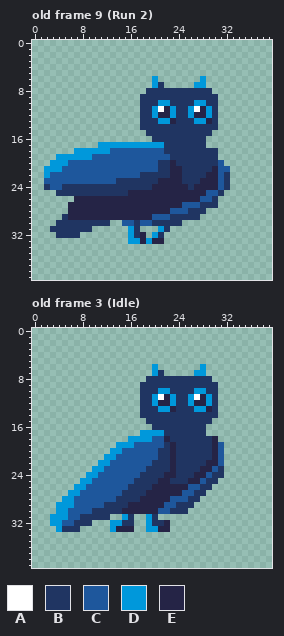
Pixel-art file -- assets/pip.aseprite. The first picture shows the starting point.
40x40 pixels, 9 frames. Shown: old frame 9 (Run 2), old frame 3 (Idle). The commit also changed other frames, which this record leaves out.
Visible layers, top first: "Label", "Wings", "Eyes", "Body".
Palette (. is transparent): A #ffffff  B #203562  C #1e579c  D #0098db  E #252446
Pixels before, old frame 9 (Run 2), first column x 2:
 6 ..................D.......D....
 7 ..................DB.....DD....
 8 .................BBBBBBBBBBB...
 9 ................BBBBBBBBBBBBB..
10 ................BBBDDBBBBDDBB..
11 ................BBDAEDBBDAEDB..
12 ................BBDEEDBBDEEDB..
13 ................BBBDDEBBBDDEB..
14 ................BBBBBBBBBBBBB..
15 .................BBBBBBBBBBB...
16 ..................BBBBBBBBB....
17 .........DDDDDDDDDDDBBBBBBB....
18 .....DDDDDDCCCCCCCCCBBBBBBBBB..
19 ..DDDDDDCCCCCCCCCCCCCBBBBBBBB..
20 .DDDCCCCCCCCCCCCCCCBBEBBBBBBBC.
21 DDDCCCCCCCCCCCCCCCCBBEEBBBBBECC
22 DCCCCCCCCCCCCCCCBBBBBEEBBBBEECB
23 CCCCCCCCCCCCBBBBBBBEEEEBBBEEECB
24 BCCBBBBBBBBBBBBBBBEEEEEEBEEEECB
25 ..BBBBBBBBBBBBEEEEEEEEEEEEECCB.
26 .....EEEEEEEEEEEEEEEEEEEEECCB..
27 ....EEEEEEEEEEEEEEEEEEECCCBBB..
28 ....EEEEEEEEEEEEEEEEECCCBBB....
29 ...BEEEEEEEEEEEEEECCCBBBBB.....
30 ..BBBBBBBBB..CCBCCBBBBB........
31 .BBBBBBB......DB...DB..........
32 ..BBBB........DBE.DB...........
33 ..............DDEDEE...........
Pixels before, old frame 3 (Idle), first column x 3:
 6 .................D.......D...
 7 .................DB.....DD...
 8 ................BBBBBBBBBBB..
 9 ...............BBBBBBBBBBBBB.
10 ...............BBBDDBBBBDDBB.
11 ...............BBDAEDBBDAEDB.
12 ...............BBDEEDBBDEEDB.
13 ...............BBBDDEBBBDDEB.
14 ...............BBBBBBBBBBBBB.
15 ................BBBBBBBBBBB..
16 .................BBBBBBBBB...
17 ...............DDDDBBBBBBB...
18 .............DDDDCCEBBBBBBBE.
19 ...........DDDCCCCCBEBBBBBBEC
20 ..........DDCCCCCCBBEBBBBBBEC
21 .........DDCCCCCCCBBEBBBBBBEC
22 ........DDCCCCCCCBBBEBBBBBEEC
23 .......DDCCCCCCCBBBBEBBBBEECB
24 ......DDCCCCCCCBBBBEEBBBEECBB
25 .....DDCCCCCCCBBBBEEBBBEECBB.
26 ....DDCCCCCCCBBBBEEEEEECCBB..
27 ...DDCCCCCCCBBBBEEEEEECCBB...
28 ..DDCCCCCCCBBBBEEEEECCCBB....
29 .DDDCCCCCBBBBEEEEEECCBBB.....
30 .DDCCCCBBBBBEEEEEECCBBB......
31 DDDCCBBBBB..DB..DB...........
32 DDCCBBB...DDBB..DBBE.........
33 .DBBB.....DEEE..DDEE.........
And afterwards:
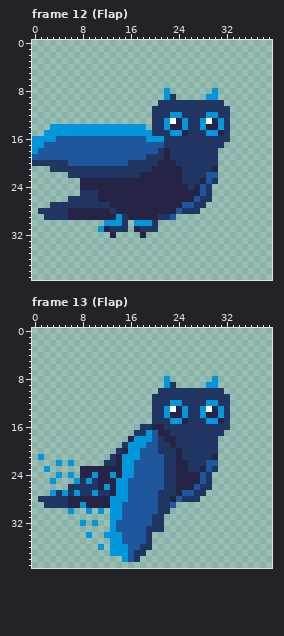
A new or re-ordered frame is compared with the old frame closest to it.
From old to new:
frames 9 -> 13
Changed rows in their new state; - is an unchanged pixel.
Frame 12 (Flap) is new; against old frame 9 (Run 2), layers "Wings", "Eyes", "Body":
first column x 0:
 6 --------------------.-------.----
 7 --------------------..-----..----
 8 -------------------...D.......D--
 9 ------------------....D-.....DD--
10 ------------------...BB----BB--B-
11 ------------------..BBBB--BBBB-BB
12 ------------------..BBB-D-BBB-DBB
13 ------------------..-B-AED-B-AEDB
14 ---DDDDDDDDDDDDDDDD.--DEED--DEEDB
15 --DDDDDDDDDDDDDDDDDD---DDE---DDEB
16 DDDDCCCCCCCCCCCCCCCDDD-------BBBB
17 DDCCCCCCCCCCCCCCCCCCCC-------BBB-
18 DCCCCCCCCCCCC--------BE----------
19 CCCCCCCCCC---------BBBE----------
20 BBBBBB----------BBBBBEE--------.-
21 --.BBBBBBBBBBBBBBBBBEEE--------..
22 --....BBBBBBBBBBBBEEEEE------CC..
23 --......EEEEEEEEEEEEE--------CB..
24 --......EEEEEEEEEEEE--------CB...
25 ----....---EEEEE------------CB..-
26 ------BBBBB----------------CBB.--
27 ---BBBBBBBBBB--------------B-..--
28 -BBBBB-------B---------E-B--.----
29 --BBB---------DB----EBBC....-----
30 ----........DDDB.DDD-....--------
31 ---.......-DEBBB.EBBB..----------
32 ----....-----E--..--..-----------
33 ----------------......-----------
Frame 13 (Flap) is new; against old frame 3 (Idle), layers "Wings", "Eyes", "Body":
first column x 1:
 6 -------------------.-------.----
 7 -------------------..-----..----
 8 ------------------...D.......D--
 9 -----------------....D-.....DD--
10 -----------------...BB----BB--B-
11 -----------------..BBBB--BBBB-BB
12 -----------------..BBB-D-BBB-DBB
13 -----------------..-B-AED-B-AEDB
14 -----------------..--DEED--DEEDB
15 ------------------.---DDE---DDEB
16 -----------------BBEE-------BBBB
17 ----------------BB-CEE------BBB-
18 ---------------E----B-E------B--
19 -------------.B-DD--B--------B.-
20 ------------.BEDD-----BE-----B.-
21 D----------.BEDDD---C-BE------.-
22 ---D-D----.BBEDD---CC-BEE---CC.-
23 -D-----EEEEEEEDD--CCC-BEE---CB.-
24 ---D-D-EE-EEDEDD-CCCCBBEEE-CB..-
25 --D---DB-BEEEDD-CCCCCB-EE----.--
26 -----BBBBBEDEDDCCCCCCBB--E------
27 --DBDB-BBDBBEDDCCCCCBBB---------
28 BBBBBEEEEEEEDDDCCCCCBBE-B-------
29 -BBBBEEDEEEEDDCCCCCCBB-...------
30 ---..D..D.D.DDCCCCCCBB...-------
31 --..........DDCCCCC-B-----------
32 --.....D.D---CCCCCC--.----------
33 ---....------CCCCCBBB.----------
34 --------D--DDDCCCCB-------------
35 ------------DDCCCCB-------------
36 ----------D-DDDCCBB-------------
37 ------------DDDCBB--------------
38 --------------DCB---------------
